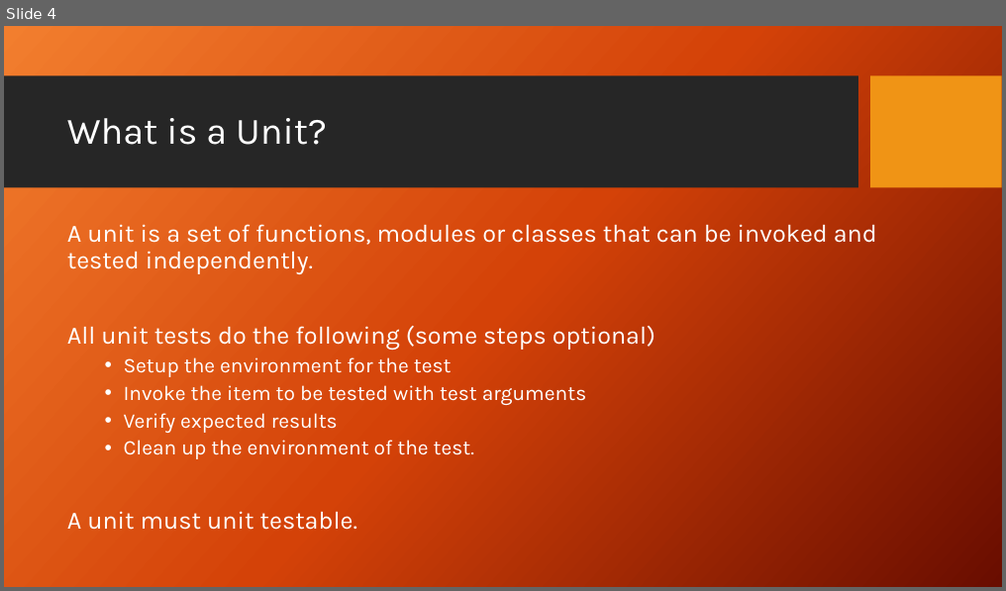
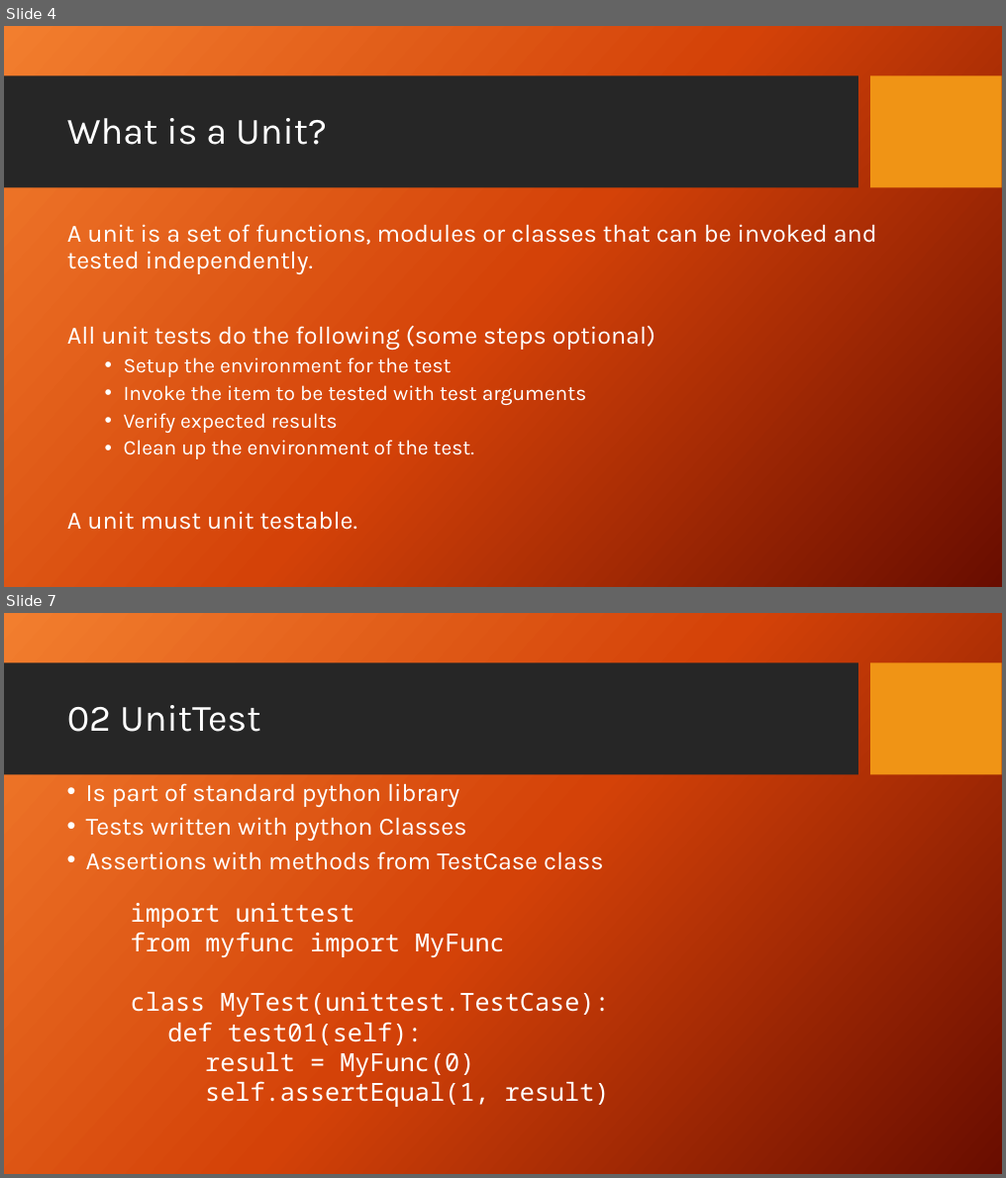
Before and after one commit to PrincetonUniversity/software_testing, a slide deck: UnitTestingSlides.pptx. Shown one above the other, each under a label of ours: slide 4 before the commit, slides 4 and 7 after it; the slides between them are not shown. The pictures are 1006x591 and 1006x1178 pixels, drawn with LibreOffice and Linux fonts; fonts in the diff are those of the drawing; background and template pictures are left out. Boxes give left, top, right and bottom in pixels: in the first picture for what was removed or moved away, otherwise in the second. Text is boxed around its words. In the diff, an @@ line names an element or a change of style, - is before the commit and + after.

```diff
--- a/UnitTestingSlides.pptx
+++ b/UnitTestingSlides.pptx
@@ slide 7 added at (x1=4, y1=613, x2=1002, y2=1174), background picture (left out); not listed: 2 template elements that a slide beside it also shows @@
@@ title added at (x1=67, y1=705, x2=260, y2=732), 36 pt, text #FFFFFF @@
+02 UnitTest
@@ text added at (x1=86, y1=783, x2=603, y2=870), 24 pt, text #FFFFFF @@
+• Is part of standard python library
+• Tests written with python Classes
+• Assertions with methods from TestCase class
@@ text added at (x1=131, y1=903, x2=610, y2=1107), 24 pt, text #FFFFFF @@
+import unittest
+from myfunc import MyFunc
+class MyTest(unittest.TestCase):
+def test01(self):
+result = MyFunc(0)
+self.assertEqual(1, result)
```
Also in this commit, not shown: 3 slides changed, 6 other slides added.
